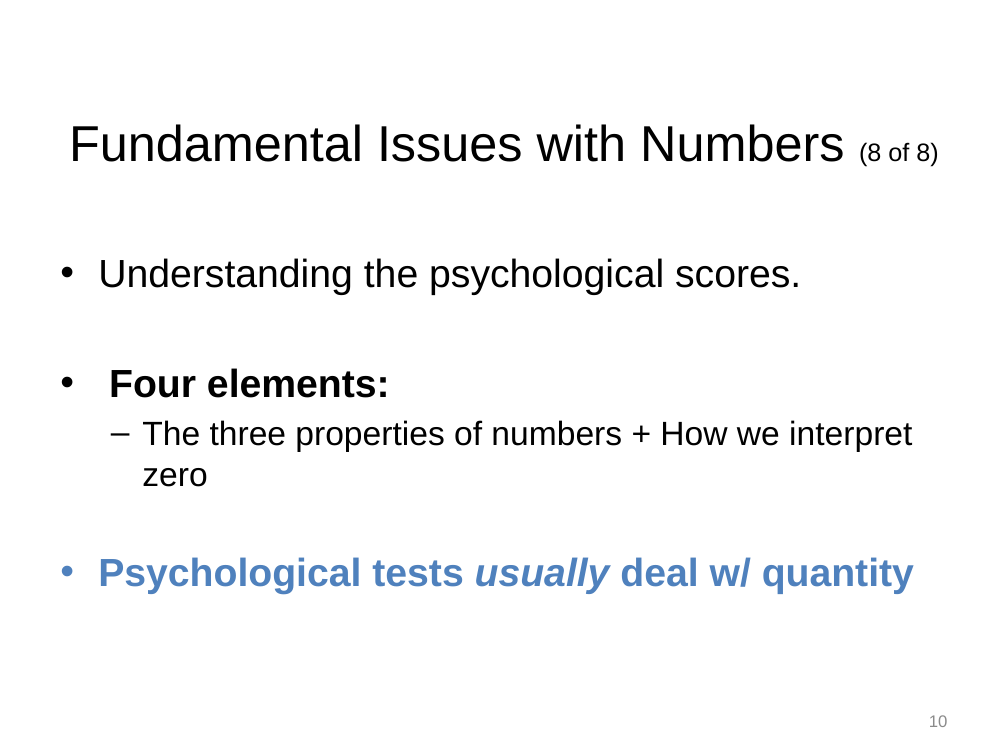
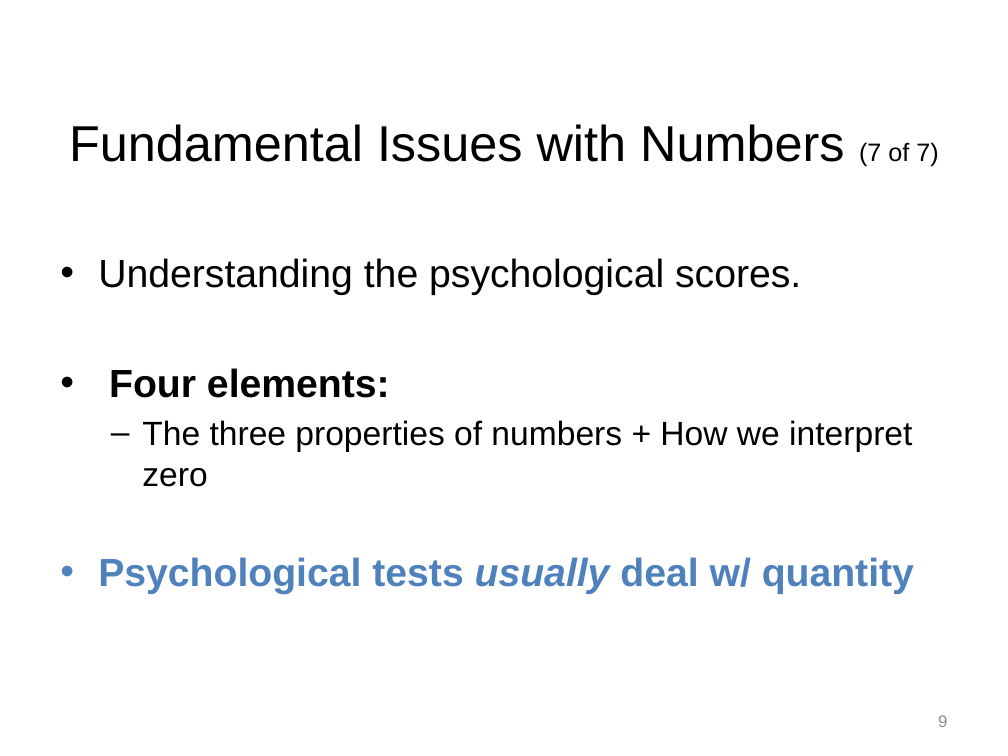
Before and after one commit to npm27/Teaching-Materials, a slide deck: slide 9 of Tests and Eval/Slides/2 Chapter 2.pptx (slide 10 before the commit). Drawn at 1008x756 pixels with LibreOffice and Linux fonts; fonts in the diff are those of the drawing. Boxes give left, top, right and bottom in pixels: in the first picture for what was removed or moved away, otherwise in the second. Text is boxed around its words. In the diff, an @@ line names an element or a change of style, - is before the commit and + after.

```diff
--- a/Tests and Eval/Slides/2 Chapter 2.pptx
+++ b/Tests and Eval/Slides/2 Chapter 2.pptx
@@ title at [69, 124, 938, 167]: text changed @@
-Fundamental Issues with Numbers (8 of 8)
+Fundamental Issues with Numbers (7 of 7)
@@ page number at [938, 715, 947, 727]: text changed @@
-10
+9
```
Also in this commit, not shown: 7 other slides changed, 1 slide removed, 1 other file.
